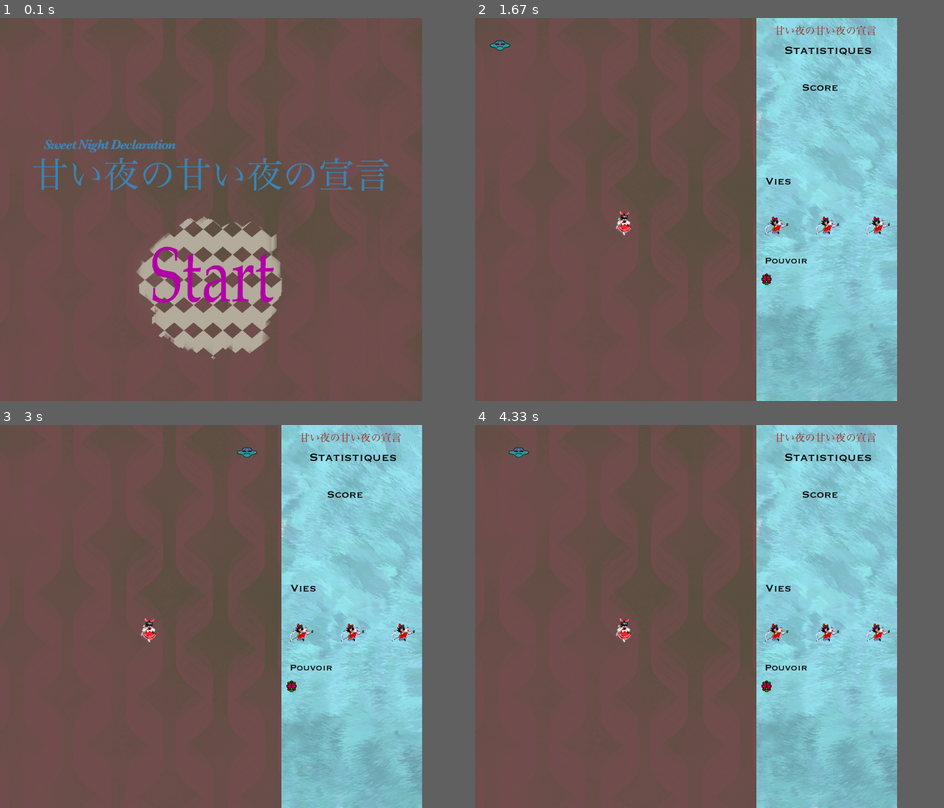
Above: before the commit, frames 1-4 (two rows, left to right).
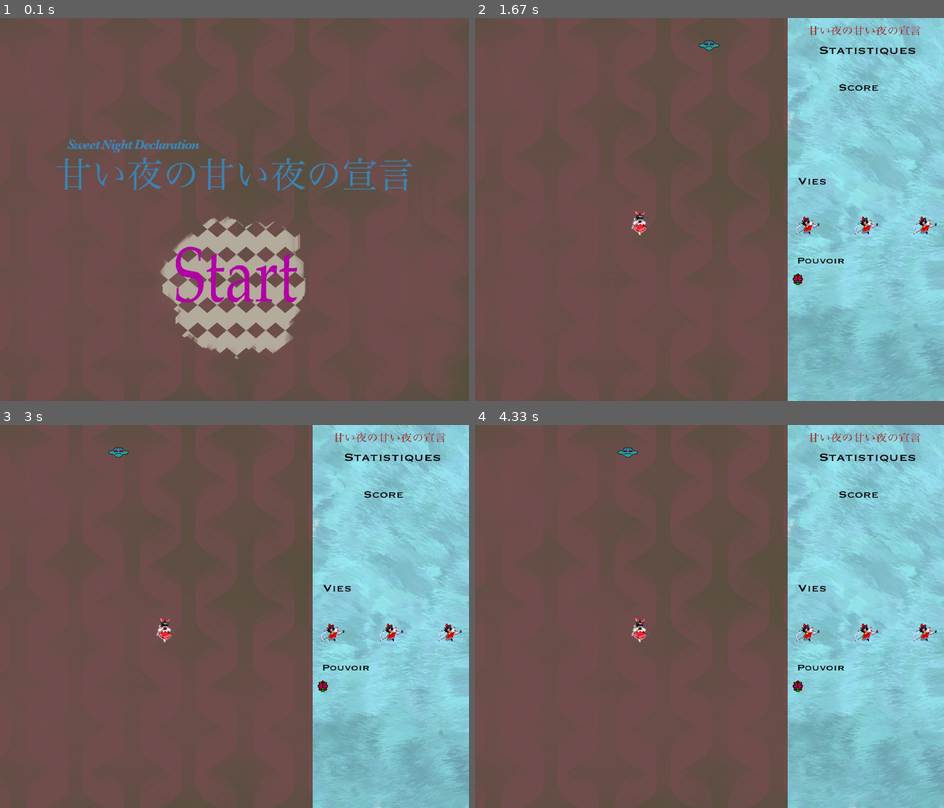
Above: after the commit, the same moments.

Repository: sukaizer/Sweet-Night-Declaration
Game: pygame game, started from main.py
The game is run twice, just before and just after one commit, with the same random seed, the same clock (stepped at 60 frames per second) and the same inputs.
Inputs (mouse positions are in pixels of both pictures, inside the frame that each line leads up to):
- Up to frame 1 (0.1 s): no input
- Up to frame 2 (1.67 s): click (709, 286) at 0.38 s; tap Q at 0.67 s
- Up to frame 3 (3 s): tap Space at 2 s
- Up to frame 4 (4.33 s): no input
In our replay, the window is 810x735 before the commit and 900x735 after it. These sizes can differ from the game's own. Grey fills any space a smaller window leaves; there, only what the larger window draws over its background counts as a difference.

The runs differ from the first frame. In frame 1, 8.0% of the frame differs, in the area x 7-100%, y 31-100%; in frame 2, 13%, in the area x 3-100%, y 0-100%; in frame 3, 13%; in frame 4, 13%.

Commit message:
bug hitbox resolu et plus

Diff:
--- a/Enemy.py
+++ b/Enemy.py
@@ -15,10 +15,9 @@
         self.velocity = random.randint(3, 9)
         self.image = pygame.image.load("assets/enemies/enemy1.png").convert_alpha()
         self.rect = self.image.get_rect()
-        self.rect.x = random.randint(self.rect.width, self.game.real_width - self.rect.width)
+        self.rect.x = random.randint(0, 50)
         self.rect.y = 50
         self.left_to_right = bool(random.getrandbits(1))
-
 
     def remove(self):
         """Enlève l'ennemi (self) du groupe d'ennemis"""
--- a/Game.py
+++ b/Game.py
@@ -12,7 +12,7 @@
 
     def __init__(self):
         """Constructeur de classe"""
-        self.width = 1080
+        self.width = 1200
         self.real_width = 2 * self.width / 3  # the main game screen = 900
         self.height = 980
         self.player = Player(self)  # instance de joueur
@@ -47,8 +47,8 @@
         self.SONG_END = pygame.USEREVENT + 1  # event de fin de musique
         self.pause = pygame.image.load('assets/title/pause.png').convert_alpha()
         self.pause_rect = self.pause.get_rect()  # image de pause
-        self.pause_rect.x = self.width / 2 - self.pause_rect.width / 2
-        self.pause_rect.y = self.height / 2
+        self.pause_rect.x = self.width / 2 - 2*self.pause_rect.width / 3
+        self.pause_rect.y = self.height / 2 - self.pause_rect.height/2
         self.is_paused = False
 
     def update(self, screen):
@@ -89,7 +89,7 @@
         if self.is_slow:
             pygame.draw.circle(screen, (255, 0, 0, 0.1), (
             self.player.rect.x + self.player.rect.width // 2, self.player.rect.y + self.player.rect.height // 2),
-                               self.player.hitbox + 3)
+                               self.player.hitbox + 6)
 
         self.all_enemies.draw(screen)
         self.player.all_bullets.draw(screen)
@@ -188,12 +188,14 @@
             elif cx > x + w:
                 testX = x + w
             if cy < y:
-                testX = y
+                testY = y
             elif cy > y + h:
-                testX = y + h
+                testY = y + h
             distX = cx - testX
             distY = cy - testY
             distance = numpy.sqrt((distX * distX) + (distY * distY))
+            print("distance", distance)
+            print("rayon", self.player.hitbox)
             if distance <= self.player.hitbox:
                 return True
         return False
@@ -217,3 +219,4 @@
         self.bulletSound = pygame.mixer.Sound('assets/sound/attack.wav')
         self.hitSound = pygame.mixer.Sound('assets/sound/damage.wav')
         self.hitSound.set_volume(0.05)
+        self.is_slow = False
--- a/Player.py
+++ b/Player.py
@@ -46,7 +46,7 @@
         self.rect = self.image.get_rect()
         self.rect.x = self.game.real_width / 2
         self.rect.y = self.game.height / 2
-        self.hitbox = self.rect.width // 5  # rayon
+        self.hitbox = self.rect.width // 6  # rayon
 
     def shoot(self):
         self.all_bullets.add(Bullet(self, self.game))
--- a/Stats.py
+++ b/Stats.py
@@ -7,6 +7,7 @@
         self.player = player
         self.game = game
         self.stats = pygame.image.load('assets/Stats.png').convert_alpha()
+        self.stats = pygame.transform.scale(self.stats, (int(self.game.width - self.game.real_width), 980))
         self.lp = pygame.image.load('assets/char_life.png').convert_alpha()
         self.lp = pygame.transform.scale(self.lp, (80, 80))
         self.lp_rect1 = self.lp.get_rect()
--- a/main.py
+++ b/main.py
@@ -6,7 +6,7 @@
 
 pygame.init()
 
-width = 1080
+width = 1200
 height = 980
 
 # on set la fenetre
@@ -20,6 +20,7 @@
 
 # image du background
 background = pygame.image.load('assets/background/background.png').convert_alpha()
+background = pygame.transform.scale(background, (1200, 980))
 
 # boucle principale
 while game.is_running:
